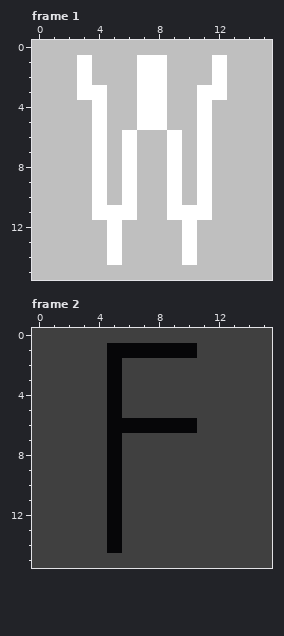
Edited in one commit: pixel-art file (mj160/data/images/game_sheet.aseprite). The first picture shows the starting point.
16x16 pixels, 3 frames. Shown: frame 1, frame 2. The commit also changed other frames, which this record leaves out.
The same view after the edit:
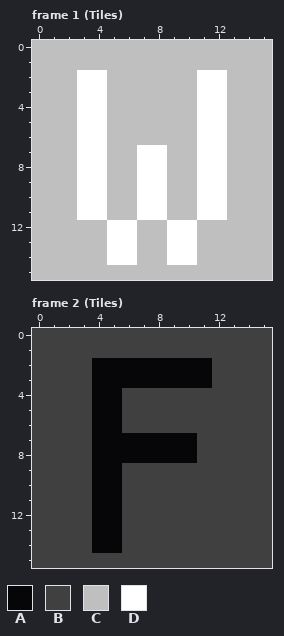
Palette (. is transparent): A #060608  B #404040  C #bfbfbf  D #ffffff
The edit:
Frame 1 (Tiles):
Colour D gives way to colour C in row 1 at x 3, 7 to 8 and 12; in rows 2 to 5 at x 7 to 8; in rows 6 to 10 at x 6 and 9; in row 11 at x 5 to 6 and 9 to 10.
Colour C gives way to colour D in row 2 at x 4 and 11; in rows 4 to 6 at x 3 and 12; in rows 7 to 11 at x 3, 7 to 8 and 12; in rows 12 to 14 at x 6 and 9.
Frame 2 (Tiles):
Colour B gives way to colour A in rows 2 to 3 at x 4 and 6 to 11; in rows 4 to 6 at x 4; in rows 7 to 8 at x 4 and 6 to 10; in rows 9 to 14 at x 4.
Colour A gives way to colour B in row 1 at x 5 to 10; in row 6 at x 6 to 10.
Boxes around the changes in both pictures, in picture pixels (x1, y1, x2, y2):
changed: (77, 55, 227, 265)
changed: (92, 343, 212, 553)
